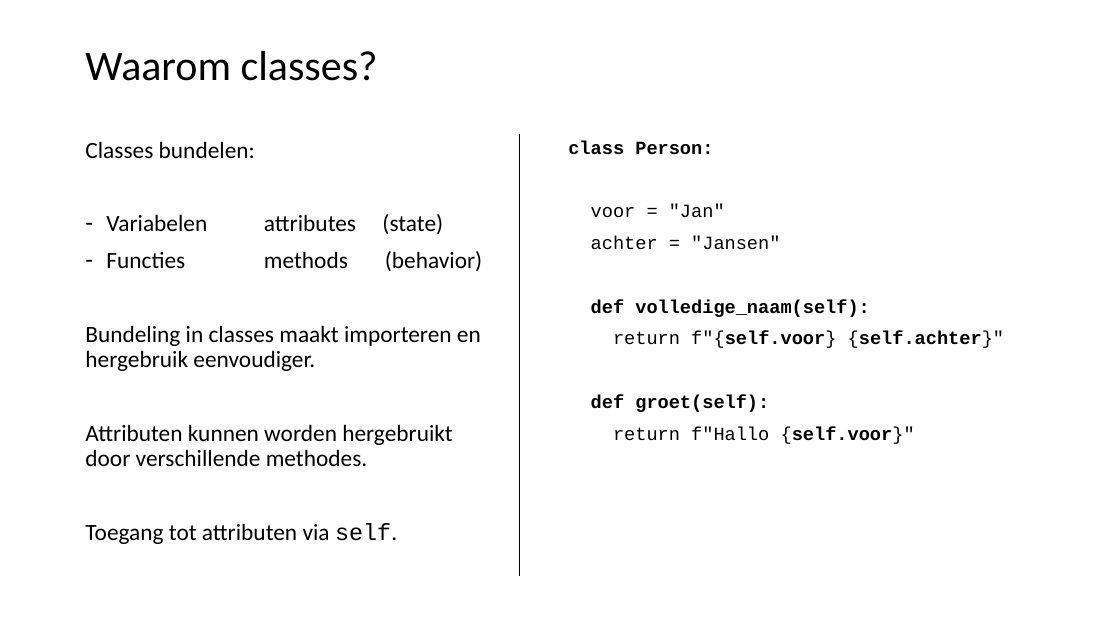
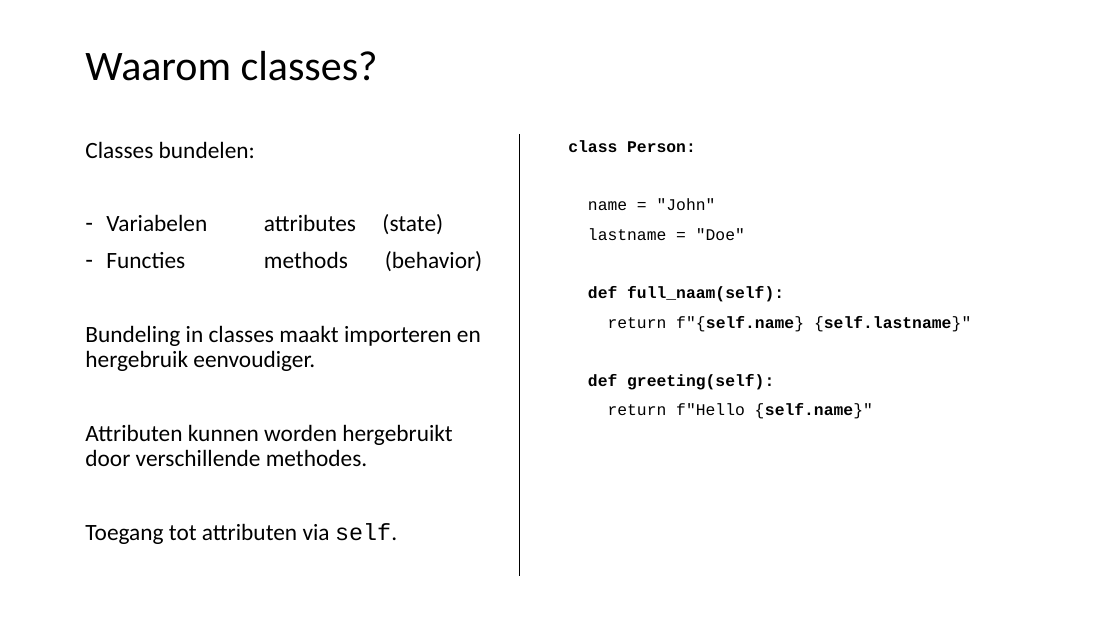
Before and after one commit to LFKoning/knowledge-sharing, a slide deck: slide 44 of python_trainees/1_basics_classes/python_traineeship_1.pptx. Drawn at 1120x630 pixels with LibreOffice and Linux fonts; fonts in the diff are those of the drawing. Boxes give left, top, right and bottom in pixels: in the first picture for what was removed or moved away, otherwise in the second. Text is boxed around its words. In the diff, an @@ line names an element or a change of style, - is before the commit and + after.

```diff
--- a/python_trainees/1_basics_classes/python_traineeship_1.pptx
+++ b/python_trainees/1_basics_classes/python_traineeship_1.pptx
@@ text at [568,140,696,152]: size 16 to 14 pt in "class Person:" @@
@@ text at [588,198,971,419]: text changed; size 16 to 14 pt @@
-voor = "Jan"
-achter = "Jansen"
-def volledige_naam(self):
-return f"{self.voor} {self.achter}"
-def groet(self):
-return f"Hallo {self.voor}"
+name = "John"
+lastname = "Doe"
+def full_naam(self):
+return f"{self.name} {self.lastname}"
+def greeting(self):
+return f"Hello {self.name}"
```
Also in this commit, not shown: 7 other slides changed, 5 other files.
